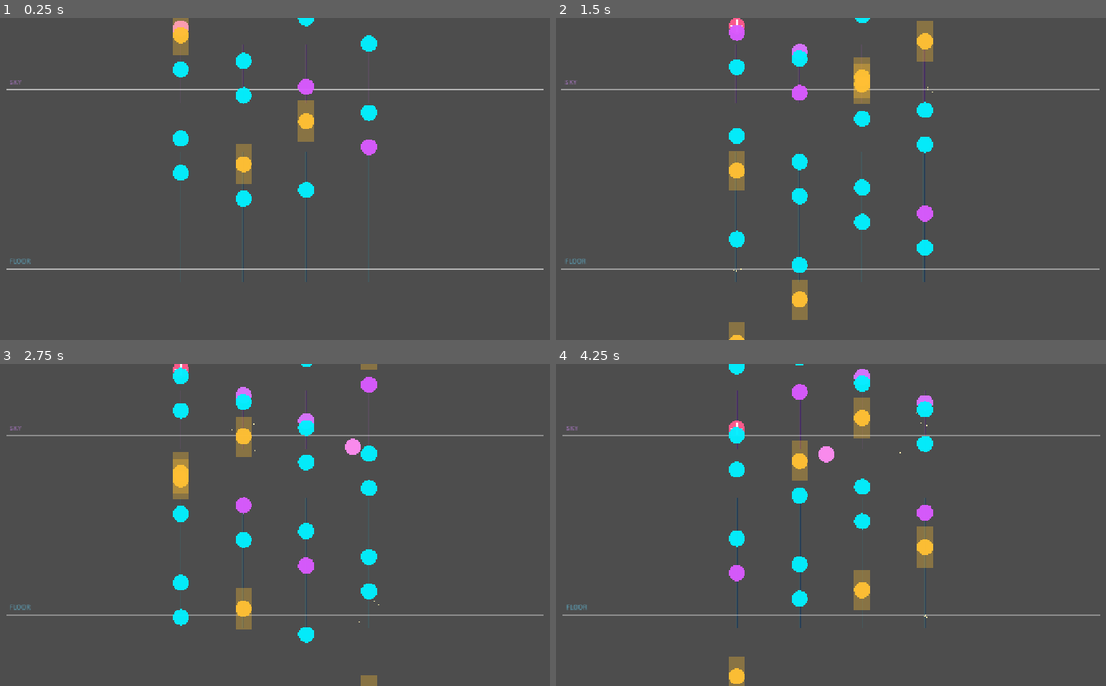
Above: before the commit, frames 1-4 (two rows, left to right).
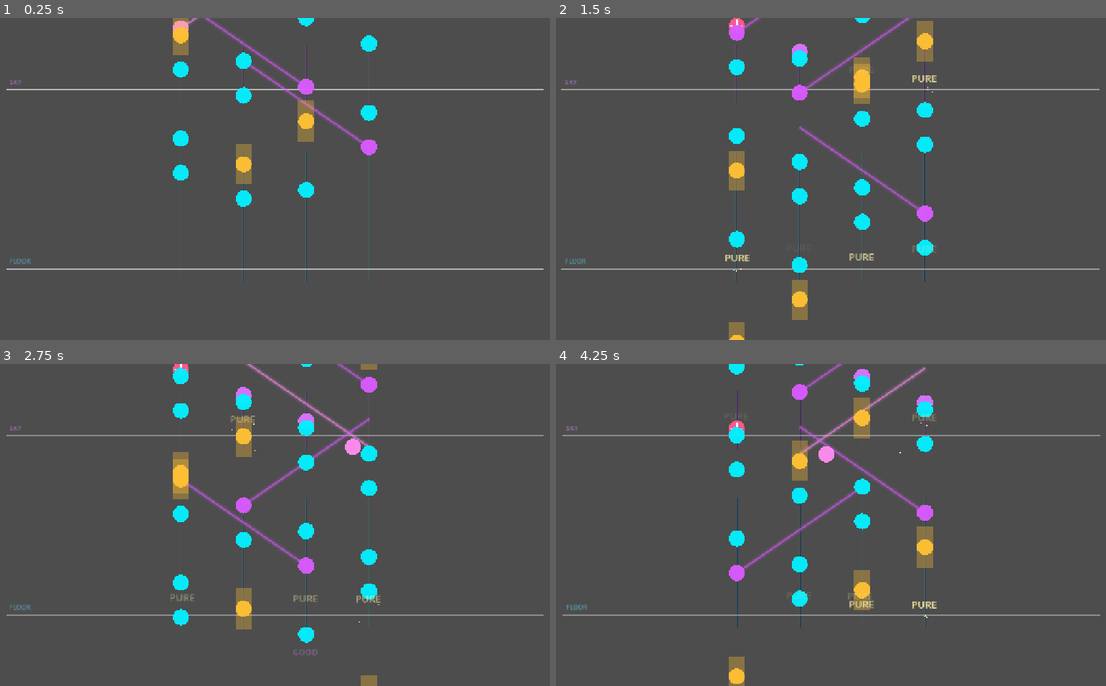
Above: after the commit, the same moments.

Repository: calebhomwe/SKYDAZE
Game: Godot game, scene res://tests/StressScene.tscn
Same seed, same stepped clock (60 frames per second), same inputs: the game is played once before the commit and once after it. This scene is started directly instead of the project's main scene.
Inputs:
- Up to frame 1 (0.25 s): no input
- Up to frame 2 (1.5 s): no input
- Up to frame 3 (2.75 s): no input
- Up to frame 4 (4.25 s): tap Escape (ui_cancel) at 4.15 s

The runs differ from the first frame. In frame 1, 0.4% of the frame differs, in the area x 34-67%, y 0-40%; in frame 2, 0.7%; in frame 3, 0.9%, in the area x 31-70%, y 0-91%; in frame 4, 0.9%.

Commit message:
feat: LUMENFALL agent squad + production gameplay polish
- Add swarm_plan_lumenfall.yaml with top OpenRouter coding models
  (gpt-5.3-codex, claude-opus-4.6, sonnet-4.6, gemini-2.5-pro, qwen3-coder-plus)
- Fix hold notes (head/tail judgment), arc spline trails, hit feedback popups
- Fix note object pool reuse; stress accuracy now ~91.5% on 2000 dual-plane notes
- Makefile targets: spawn-lumenfall-plan/dry/execute

Co-authored-by: calebhomwe <calebhomwe@users.noreply.github.com>

Diff:
--- /dev/null
+++ b/games/lumenfall/scripts/gameplay/ArcTrailLayer.gd
@@ -0,0 +1,50 @@
+extends Node2D
+class_name ArcTrailLayer
+## Draws lumen arc splines for active arc notes.
+
+const NoteNodeClass = preload("res://scripts/gameplay/NoteNode.gd")
+const LaneRendererClass = preload("res://scripts/gameplay/LaneRenderer.gd")
+const SEGMENTS := 24
+
+var _notes: Array = []
+var _song_ms: float = 0.0
+var _lanes: Node2D
+var _scroll_speed: float = 0.55
+var _vp_width: float = 1280.0
+
+
+func configure(lanes: Node2D, scroll_speed: float) -> void:
+	_lanes = lanes
+	_scroll_speed = scroll_speed
+
+
+func update_arcs(notes: Array, song_ms: float, vp_width: float) -> void:
+	_notes = notes
+	_song_ms = song_ms
+	_vp_width = vp_width
+	queue_redraw()
+
+
+func _draw() -> void:
+	if _lanes == null:
+		return
+	for note in _notes:
+		if note.consumed or note.note_type != NoteNodeClass.NoteType.ARC:
+			continue
+		var hit_y: float = _lanes.call("hit_line_y", note.plane)
+		var t0: float = note.hit_time_ms
+		var t1: float = note.end_time_ms
+		if t1 <= t0:
+			continue
+		var col := Color(0.85, 0.35, 1.0, 0.55) if note.plane == "floor" else Color(1.0, 0.55, 0.95, 0.55)
+		var points: PackedVector2Array = PackedVector2Array()
+		for i in SEGMENTS + 1:
+			var p: float = float(i) / float(SEGMENTS)
+			var t_ms: float = lerpf(t0, t1, p)
+			var lane_f: float = lerpf(float(note.lane), float(note.lane_end), p)
+			var x: float = _lanes.call("lane_x", lane_f, _vp_width)
+			var y: float = hit_y - (t_ms - _song_ms) * _scroll_speed
+			points.append(Vector2(x, y))
+		if points.size() >= 2:
+			draw_polyline(points, col * Color(1, 1, 1, 0.2), 12.0, true)
+			draw_polyline(points, col, 3.5, true)
--- a/games/lumenfall/scripts/gameplay/BeatmapPlayer.gd
+++ b/games/lumenfall/scripts/gameplay/BeatmapPlayer.gd
@@ -5,6 +5,8 @@
 const NoteNodeClass = preload("res://scripts/gameplay/NoteNode.gd")
 const JudgementSystemClass = preload("res://scripts/gameplay/JudgementSystem.gd")
 const LaneRendererClass = preload("res://scripts/gameplay/LaneRenderer.gd")
+const ArcTrailLayerClass = preload("res://scripts/gameplay/ArcTrailLayer.gd")
+const HitFeedbackClass = preload("res://scripts/gameplay/HitFeedback.gd")
 
 signal chart_finished(summary: Dictionary)
 
@@ -23,17 +25,37 @@
 var _running: bool = false
 var _finished: bool = false
 var _lanes: Node2D
+var _arc_trails: Node2D
+var _feedback: CanvasLayer
 var _hit_particles: CPUParticles2D
 var _sky_particles: CPUParticles2D
+var _held: Dictionary = {}
 
 
 func _ready() -> void:
 	_lanes = LaneRendererClass.new()
 	add_child(_lanes)
+	_arc_trails = ArcTrailLayerClass.new()
+	_arc_trails.configure(_lanes, SCROLL_SPEED)
+	add_child(_arc_trails)
+	_feedback = HitFeedbackClass.new()
+	add_child(_feedback)
 	_setup_particles()
 	load_chart(chart_id)
 	if auto_start and not headless_simulate:
 		call_deferred("start_run")
+
+
+func _lane_key(plane: String, lane: int) -> String:
+	return "%s_%d" % [plane, lane]
+
+
+func _set_held(plane: String, lane: int, down: bool) -> void:
+	_held[_lane_key(plane, lane)] = down
+
+
+func _is_held(plane: String, lane: int) -> bool:
+	return bool(_held.get(_lane_key(plane, lane), false))
 
 
 func _setup_particles() -> void:
@@ -73,6 +95,7 @@
 	_spawn_index = 0
 	_running = true
 	_finished = false
+	_held.clear()
 	for n in _active:
 		_recycle_note(n)
 	_active.clear()
@@ -90,6 +113,9 @@
 	BeatEngine.sync_ms(_song_ms)
 	_spawn_due_notes()
 	_update_note_positions()
+	if _arc_trails:
+		_arc_trails.update_arcs(_active, _song_ms, get_viewport_rect().size.x)
+	_process_holds()
 	_auto_miss_overdue()
 	if headless_simulate:
 		_simulate_inputs()
@@ -114,13 +140,17 @@
 func _acquire_note():
 	if _pool.is_empty():
 		return NoteNodeClass.new()
-	return _pool.pop_back()
+	var note = _pool.pop_back()
+	if note.get_parent():
+		note.get_parent().remove_child(note)
+	return note
 
 
 func _recycle_note(note) -> void:
 	if note.get_parent():
 		note.get_parent().remove_child(note)
-	_pool.append(note)
+	if note not in _pool:
+		_pool.append(note)
 
 
 func _update_note_positions() -> void:
@@ -140,6 +170,8 @@
 	var to_remove: Array = []
 	for note in _active:
 		if note.consumed:
+			continue
+		if note.holding:
 			continue
 		var late_ms: float = _song_ms - note.hit_time_ms
 		if note.note_type == NoteNodeClass.NoteType.HOLD:
@@ -154,14 +186,48 @@
 		_recycle_note(note)
 
 
+func _process_holds() -> void:
+	var to_remove: Array = []
+	for note in _active:
+		if not note.holding or note.consumed:
+			continue
+		if note.note_type != NoteNodeClass.NoteType.HOLD:
+			continue
+		if not _is_held(note.plane, note.lane) and _song_ms < note.end_time_ms:
+			_register_miss(note)
+			to_remove.append(note)
+			continue
+		if _song_ms >= note.end_time_ms - JudgementSystemClass.WINDOW_GOOD_MS:
+			if headless_simulate or _is_held(note.plane, note.lane):
+				var tail_delta: float = _song_ms - note.end_time_ms
+				var tail_kind: String = JudgementSystemClass.judge_delta_ms(tail_delta)
+				var kind: String = _worst_kind(note.head_kind, tail_kind)
+				_resolve_hit(note, kind)
+				to_remove.append(note)
+	for note in to_remove:
+		_active.erase(note)
+		_recycle_note(note)
+
+
+func _worst_kind(a: String, b: String) -> String:
+	var rank := {"pure": 0, "great": 1, "good": 2, "miss": 3}
+	return a if rank.get(a, 3) >= rank.get(b, 3) else b
+
+
 func _unhandled_input(event: InputEvent) -> void:
 	if headless_simulate or not _running:
 		return
 	for lane in 4:
 		if event.is_action_pressed("lane_%d" % lane):
+			_set_held("floor", lane, true)
 			_try_hit_lane(lane, "floor")
+		if event.is_action_released("lane_%d" % lane):
+			_set_held("floor", lane, false)
 		if event.is_action_pressed("sky_lane_%d" % lane):
+			_set_held("sky", lane, true)
 			_try_hit_lane(lane, "sky")
+		if event.is_action_released("sky_lane_%d" % lane):
+			_set_held("sky", lane, false)
 
 
 func _try_hit_lane(lane: int, plane: String) -> void:
@@ -169,6 +235,8 @@
 	var best_delta: float = INF
 	for note in _active:
 		if note.consumed or note.plane != plane:
+			continue
+		if note.holding:
 			continue
 		if note.note_type == NoteNodeClass.NoteType.ARC:
 			var lane_now: int = int(round(note.current_lane_at(_song_ms)))
@@ -181,8 +249,11 @@
 		else:
 			if note.lane != lane:
 				continue
+			var window_ms: float = JudgementSystemClass.WINDOW_GOOD_MS
+			if note.note_type == NoteNodeClass.NoteType.FLICK:
+				window_ms = JudgementSystemClass.WINDOW_GREAT_MS
 			var delta_ms: float = absf(_song_ms - note.hit_time_ms)
-			if delta_ms < best_delta and delta_ms <= JudgementSystemClass.WINDOW_GOOD_MS:
+			if delta_ms < best_delta and delta_ms <= window_ms:
 				best = note
 				best_delta = delta_ms
 	if best == null:
@@ -193,17 +264,21 @@
 		return
 	if best.note_type == NoteNodeClass.NoteType.HOLD:
 		best.holding = true
-		if _song_ms >= best.end_time_ms - JudgementSystemClass.WINDOW_GOOD_MS:
-			_resolve_hit(best, kind)
-	else:
-		_resolve_hit(best, kind)
+		best.head_kind = kind
+		_burst_at(best.position, kind, best.plane)
+		_lanes.trigger_shake(2.0)
+		return
+	_resolve_hit(best, kind)
 
 
 func _resolve_hit(note, kind: String) -> void:
 	note.consumed = true
+	note.holding = false
 	note.pulse()
 	GameState.register_judgement(kind, JudgementSystemClass.points_for(kind))
 	_burst_at(note.position, kind, note.plane)
+	if _feedback:
+		_feedback.show_hit(note.position, kind)
 	if kind == "pure":
 		_lanes.trigger_shake(5.0 if note.plane == "floor" else 3.0)
 	_active.erase(note)
@@ -214,6 +289,7 @@
 	if note.consumed:
 		return
 	note.consumed = true
+	note.holding = false
 	GameState.register_judgement("miss", 0)
 
 
@@ -234,6 +310,15 @@
 	for note in _active:
 		if note.consumed:
 			continue
+		if note.note_type == NoteNodeClass.NoteType.HOLD:
+			if not note.holding:
+				var head_delta: float = note.hit_time_ms - _song_ms
+				if head_delta <= 0 and head_delta > -8:
+					_set_held(note.plane, note.lane, true)
+					_try_hit_lane(note.lane, note.plane)
+			else:
+				_set_held(note.plane, note.lane, true)
+			continue
 		var delta: float = note.hit_time_ms - _song_ms
 		if delta <= 0 and delta > -8:
 			var lane: int = int(round(note.current_lane_at(_song_ms)))
@@ -244,6 +329,7 @@
 	_finished = true
 	_running = false
 	BeatEngine.stop()
+	_cleanup_notes()
 	GameState.commit_high_score()
 	var grade: String = GameState.letter_grade()
 	GameState.record_clear(grade)
@@ -281,3 +367,14 @@
 	_spawn_index = 0
 	headless_simulate = true
 	start_run()
+
+
+func _cleanup_notes() -> void:
+	for note in _active:
+		_recycle_note(note)
+	_active.clear()
+	for note in _pool:
+		if is_instance_valid(note):
+			note.free()
+	_pool.clear()
+	_held.clear()
--- /dev/null
+++ b/games/lumenfall/scripts/gameplay/HitFeedback.gd
@@ -0,0 +1,39 @@
+extends CanvasLayer
+class_name HitFeedback
+## Floating judgement popups at hit position.
+
+const LIFETIME := 0.45
+
+var _entries: Array = []
+
+
+func show_hit(world_pos: Vector2, kind: String) -> void:
+	var label := Label.new()
+	label.text = kind.to_upper()
+	label.add_theme_font_size_override("font_size", 22 if kind == "pure" else 18)
+	match kind:
+		"pure":
+			label.modulate = Color(1.0, 0.95, 0.65)
+		"great":
+			label.modulate = Color(0.3, 0.95, 1.0)
+		"good":
+			label.modulate = Color(0.85, 0.55, 1.0)
+		_:
+			label.modulate = Color(1, 0.4, 0.4)
+	add_child(label)
+	label.position = world_pos + Vector2(-30, -40)
+	_entries.append({"node": label, "t": LIFETIME})
+
+
+func _process(delta: float) -> void:
+	var i := _entries.size() - 1
+	while i >= 0:
+		var e: Dictionary = _entries[i]
+		e["t"] = float(e["t"]) - delta
+		var label: Label = e["node"]
+		label.position.y -= delta * 60.0
+		label.modulate.a = clampf(float(e["t"]) / LIFETIME, 0.0, 1.0)
+		if float(e["t"]) <= 0.0:
+			label.queue_free()
+			_entries.remove_at(i)
+		i -= 1
--- a/games/lumenfall/scripts/gameplay/JudgementSystem.gd
+++ b/games/lumenfall/scripts/gameplay/JudgementSystem.gd
@@ -5,6 +5,7 @@
 const WINDOW_PURE_MS := 25.0
 const WINDOW_GREAT_MS := 50.0
 const WINDOW_GOOD_MS := 80.0
+const WINDOW_FLICK_MS := 60.0
 
 const POINTS := {
 	"pure": 1000,
@@ -14,13 +15,13 @@
 }
 
 
-static func judge_delta_ms(delta_ms: float) -> String:
+static func judge_delta_ms(delta_ms: float, max_window_ms: float = WINDOW_GOOD_MS) -> String:
 	var ad := absf(delta_ms)
 	if ad <= WINDOW_PURE_MS:
 		return "pure"
 	if ad <= WINDOW_GREAT_MS:
 		return "great"
-	if ad <= WINDOW_GOOD_MS:
+	if ad <= max_window_ms:
 		return "good"
 	return "miss"
 
--- a/games/lumenfall/scripts/gameplay/NoteNode.gd
+++ b/games/lumenfall/scripts/gameplay/NoteNode.gd
@@ -12,6 +12,7 @@
 var end_time_ms: float = 0.0
 var consumed: bool = false
 var holding: bool = false
+var head_kind: String = ""
 
 var _radius := 18.0
 var _glow := 0.0
@@ -23,6 +24,10 @@
 	plane = str(data.get("plane", "floor")).to_lower()
 	if plane not in ["floor", "sky"]:
 		plane = "floor"
+	hit_time_ms = float(data.get("t", 0))
+	head_kind = ""
+	holding = false
+	consumed = false
 	var t := str(data.get("type", "tap")).to_lower()
 	match t:
 		"hold":
@@ -36,7 +41,8 @@
 			note_type = NoteType.FLICK
 		_:
 			note_type = NoteType.TAP
-	hit_time_ms = float(data.get("t", 0))
+	if note_type == NoteType.HOLD and end_time_ms <= hit_time_ms:
+		end_time_ms = hit_time_ms + 500.0
 
 
 func current_lane_at(song_ms: float) -> float:
@@ -72,7 +78,10 @@
 	draw_circle(Vector2.ZERO, _radius + 8.0 * _glow, glow_col * Color(1, 1, 1, 0.28))
 	draw_circle(Vector2.ZERO, _radius, base_col)
 	if note_type == NoteType.HOLD:
-		draw_rect(Rect2(-_radius, -_radius * 2.5, _radius * 2.0, _radius * 5.0), base_col * Color(1, 1, 1, 0.35))
+		var tail_h := _radius * 5.0
+		if holding:
+			tail_h = maxf(tail_h, 40.0)
+		draw_rect(Rect2(-_radius, -_radius * 2.5, _radius * 2.0, tail_h), base_col * Color(1, 1, 1, 0.35))
 	if note_type == NoteType.FLICK:
 		draw_line(Vector2(-14, 0), Vector2(14, 0), Color(1, 1, 1, 0.9), 3.0)
 		draw_line(Vector2(0, -14), Vector2(0, 14), Color(1, 1, 1, 0.9), 3.0)
--- a/games/lumenfall/scripts/ui/Menu.gd
+++ b/games/lumenfall/scripts/ui/Menu.gd
@@ -9,7 +9,8 @@
 
 
 func _ready() -> void:
-	GameState.meta_changed.connect(_refresh_meta)
+	if not GameState.meta_changed.is_connected(_refresh_meta):
+		GameState.meta_changed.connect(_refresh_meta)
 	_build_list()
 	_refresh_meta()
 
Not shown, changed: Makefile
Not shown, changed: games/lumenfall/README.md
Not shown, changed: ops/spawn/README.md
Not shown, added: ops/spawn/prompts/lumenfall_app_squad.md
Not shown, added: ops/spawn/swarm_plan_lumenfall.yaml
